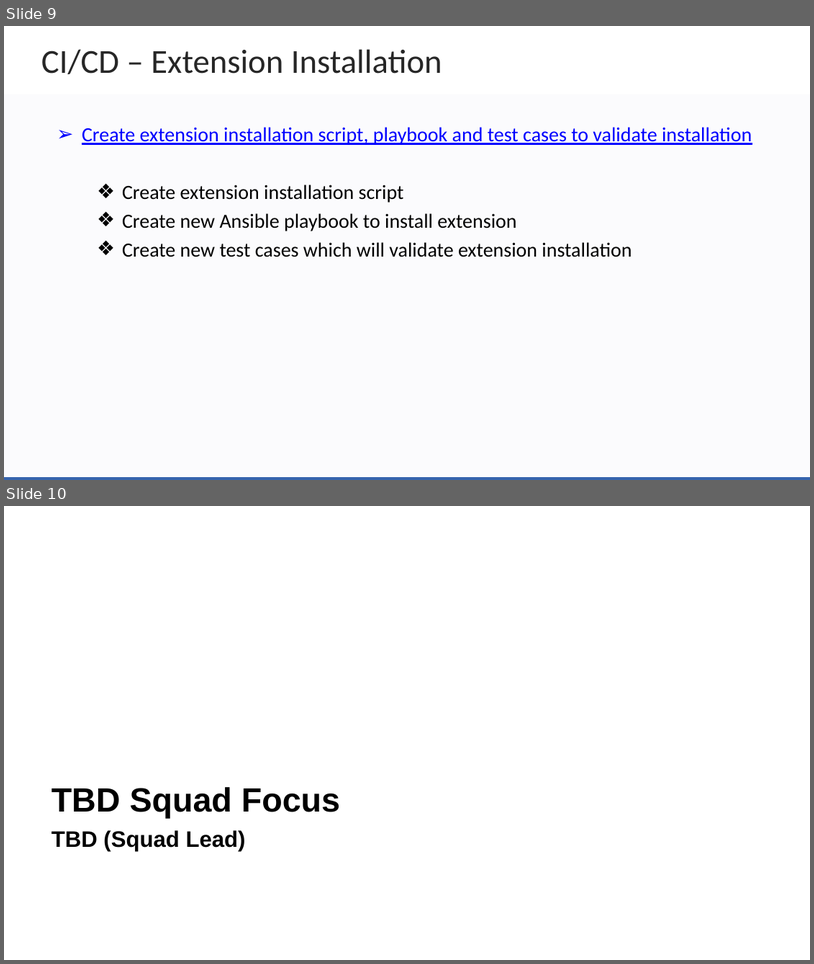
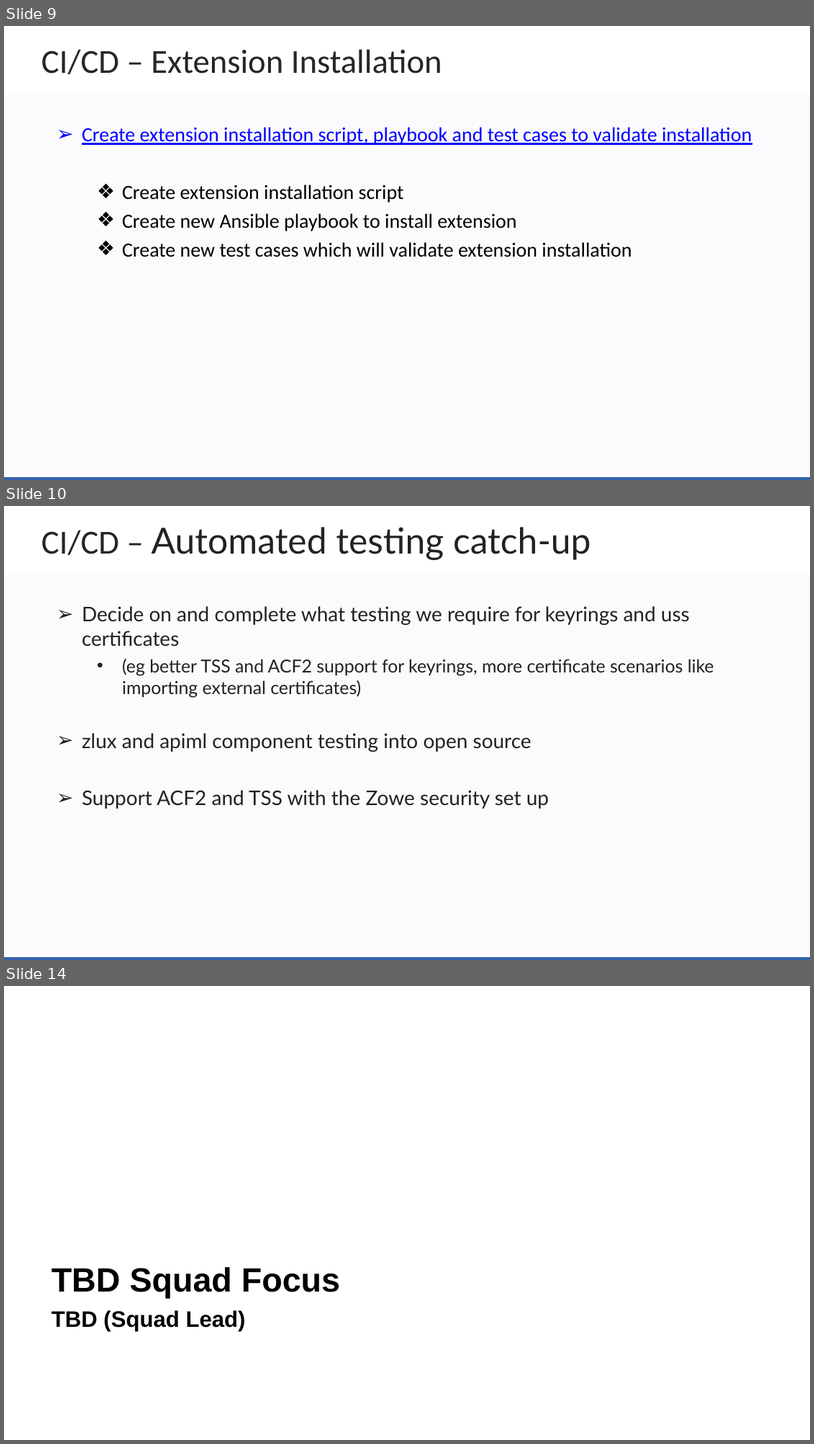
Before and after one commit to zowe/community, a slide deck: Project Management/PI Planning/20PI4 Planning/Zowe Community Squad Focus for 20PI4.pptx. Shown one above the other, each under a label of ours: slides 9 and 10 before the commit, slides 9, 10 and 14 after it; the slides between them are not shown. The pictures are 814x964 and 814x1444 pixels, drawn with LibreOffice and Linux fonts; fonts in the diff are those of the drawing; background and template pictures are left out. Boxes give left, top, right and bottom in pixels: in the first picture for what was removed or moved away, otherwise in the second. Text is boxed around its words. In the diff, an @@ line names an element or a change of style, - is before the commit and + after.

```diff
--- a/Project Management/PI Planning/20PI4 Planning/Zowe Community Squad Focus for 20PI4.pptx
+++ b/Project Management/PI Planning/20PI4 Planning/Zowe Community Squad Focus for 20PI4.pptx
@@ slide 10 added at (4,506,810,960), background #FFFFFF; not listed: 2 template elements that a slide beside it also shows @@
@@ text added at (41,527,592,560), 32 pt, text #222222 @@
+CI/CD – Automated testing catch-up
@@ text added at (82,606,715,808), 18 pt, text #222222 @@
+➢ Decide on and complete what testing we require for keyrings and uss certificates
+  • (eg better TSS and ACF2 support for keyrings, more certificate scenarios like importing external certificates)
+➢ zlux and apiml component testing into open source
+➢ Support ACF2 and TSS with the Zowe security set up
@@ what was slide 10 is now slide 14 @@
```
Also in this commit, not shown: 3 other slides added.
